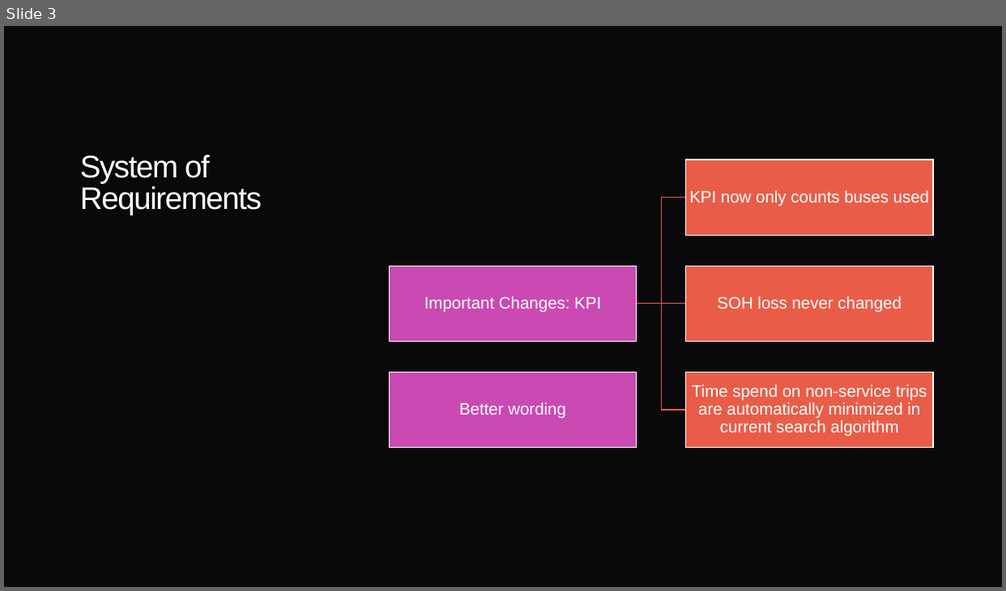
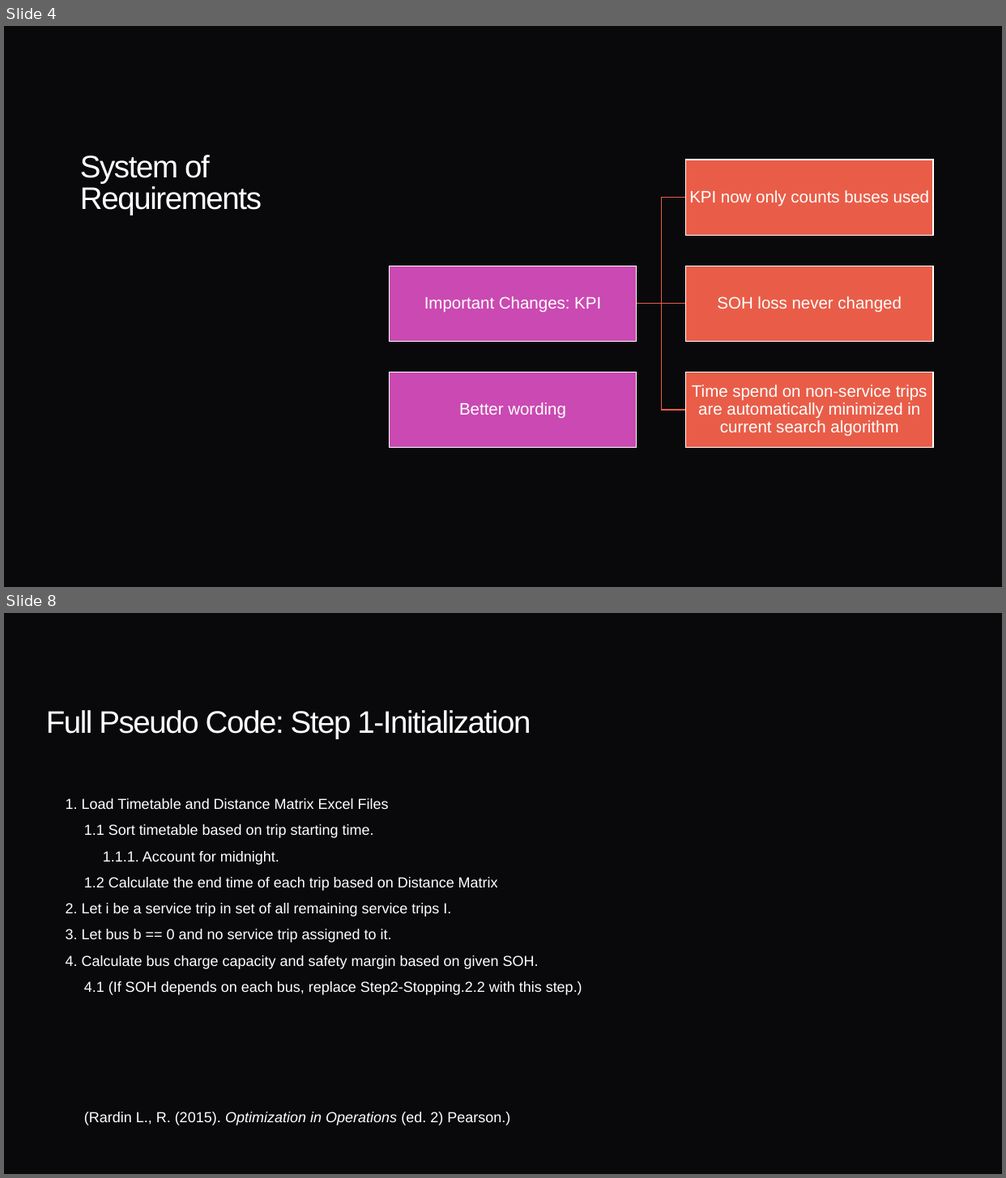
Before and after one commit to ginassadauskas/Project5Group1, a slide deck: Legal/StatementOfRequirementsV3.pptx. Shown one above the other, each under a label of ours: slide 3 before the commit, slides 4 and 8 after it; the slides between them are not shown. The pictures are 1006x591 and 1006x1178 pixels, drawn with LibreOffice and Linux fonts; fonts in the diff are those of the drawing. Boxes give left, top, right and bottom in pixels: in the first picture for what was removed or moved away, otherwise in the second. Text is boxed around its words. In the diff, an @@ line names an element or a change of style, - is before the commit and + after.

```diff
--- a/Legal/StatementOfRequirementsV3.pptx
+++ b/Legal/StatementOfRequirementsV3.pptx
@@ slide 8 added at (x1=4, y1=613, x2=1002, y2=1174), background #09090C @@
@@ title added at (x1=46, y1=710, x2=530, y2=739), 30 pt, text #FFFFFF @@
+Full Pseudo Code: Step 1-Initialization
@@ text added at (x1=66, y1=798, x2=582, y2=1126), 14 pt, text #FFFFFF @@
+  1. Load Timetable and Distance Matrix Excel Files
+    1.1 Sort timetable based on trip starting time.
+      1.1.1. Account for midnight.
+    1.2 Calculate the end time of each trip based on Distance Matrix
+  2. Let i be a service trip in set of all remaining service trips I.
+  3. Let bus b == 0 and no service trip assigned to it.
+  4. Calculate bus charge capacity and safety margin based on given SOH.
+    4.1 (If SOH depends on each bus, replace Step2-Stopping.2.2 with this step.)
+    (Rardin L., R. (2015). Optimization in Operations (ed. 2) Pearson.)
@@ what was slide 3 is now slide 4 @@
```
Also in this commit, not shown: 1 slide changed, 6 other slides added, 1 other file.
